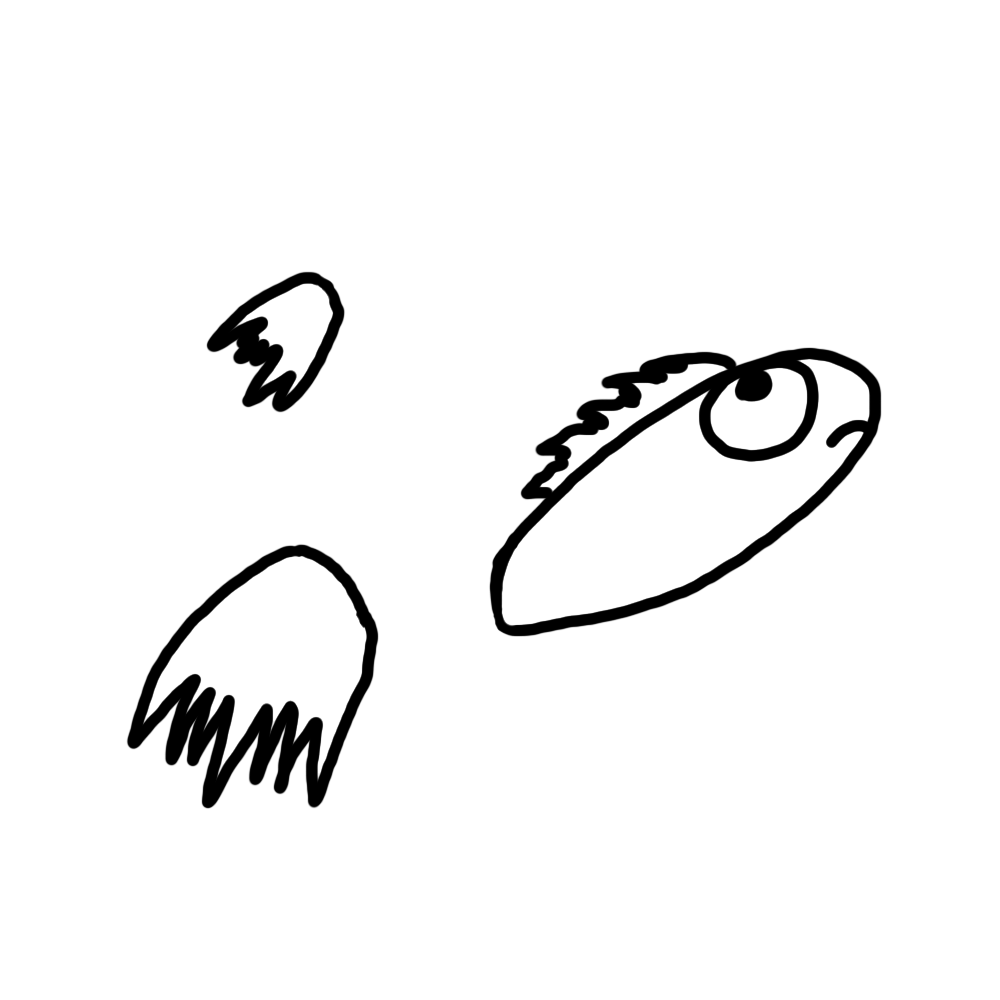
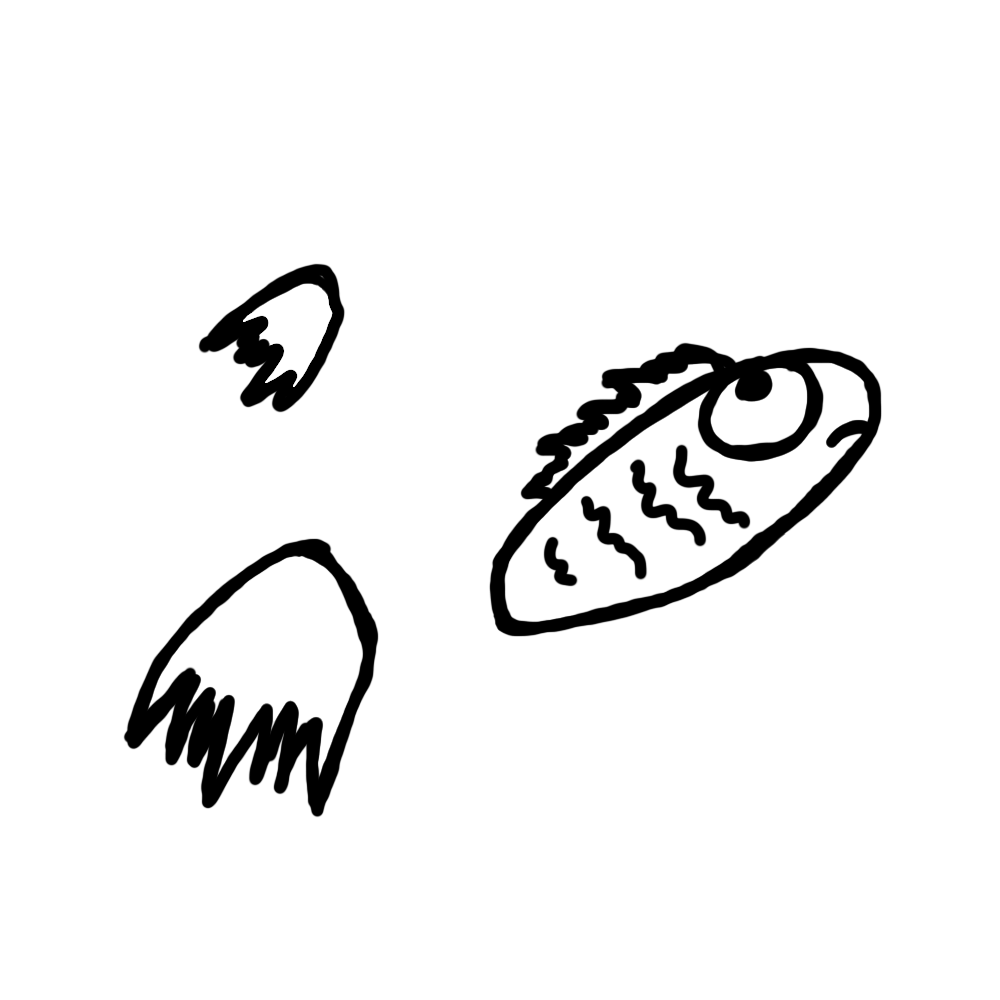
Layer changes from the first w=1000, h=1000 image to the second:
painted on "Tail" over (123, 263, 375, 818)
painted on "Body" over (499, 342, 882, 634)
